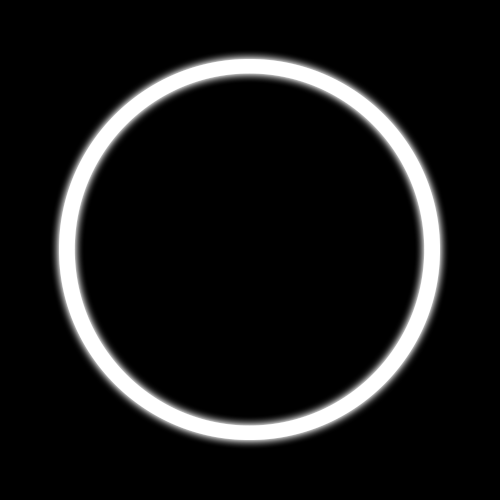
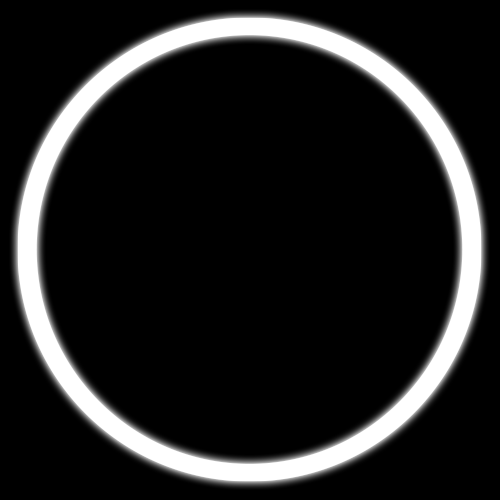
Layered file, before and after one edit (500x500). Changes by layer:
painted on "Vector Smart Object" over [17, 17, 482, 482]
